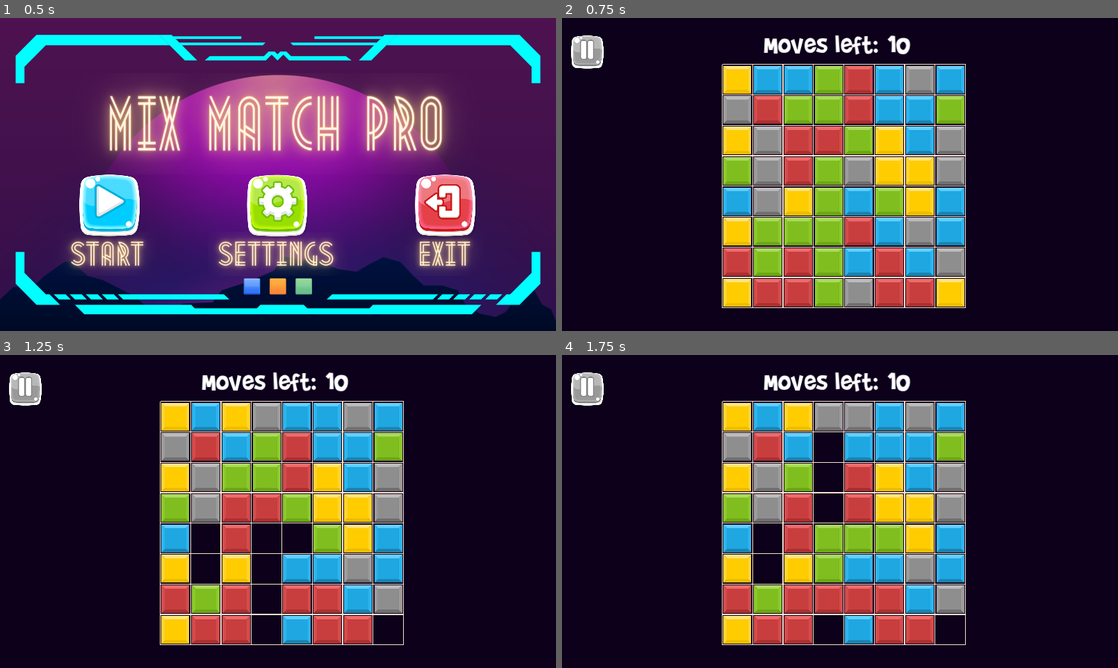
Above: before the commit, frames 1-4 (two rows, left to right).
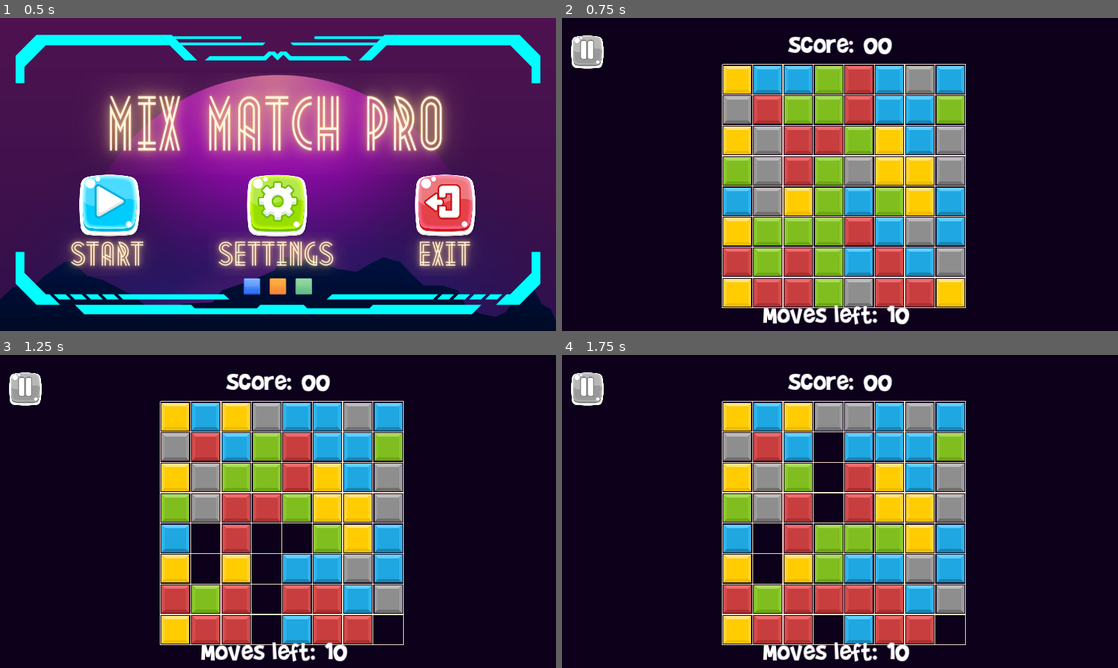
Above: after the commit, the same moments.

Repository: bonsaipropaganda/match-3-with-a-twist
Game: Godot game, scene res://Content/main.tscn
Same seed, same stepped clock (60 frames per second), same inputs: the game is played once before the commit and once after it. The engine's default icon, where the game draws it, is replaced by a stand-in: a white triangle on a blue panel in a dark square.
Inputs (mouse positions are in pixels of both pictures, inside the frame that each line leads up to):
- Up to frame 1 (0.5 s): no input
- Up to frame 2 (0.75 s): click (673, 205) at 0.5 s
- Up to frame 3 (1.25 s): no input
- Up to frame 4 (1.75 s): move the mouse to (739, 417) at 1.27 s; press the mouse at (739, 417) at 1.28 s

Frame 1 is identical in both runs. In frame 2, 1.9% of the frame differs, in the area x 36-63%, y 5-98%; in frame 3, 1.9%; in frame 4, 1.9%.

Commit message:
Added a score finally!
so I finally added a score. things are still broken but see how high of a score you can get before running out of moves!

Diff:
--- a/Content/Grid/grid.gd
+++ b/Content/Grid/grid.gd
@@ -3,6 +3,7 @@
 
 
 signal move_left_changed(value: int)
+signal score_changed(value: int)
 signal game_over()
 
 
@@ -23,8 +24,6 @@
 var done_updating := false
 var doingSwap:bool = false
 var prevoiusSwaps:Array = []
-
-
 
 # Move count stuff
 var move_left: int = 10:
@@ -34,7 +33,11 @@
 		if value <= 0:
 			# TODO: game over should be at the end of the grid update (when nothing moves anymore)
 			game_over.emit()
-
+# score stuff
+var score: int = 0:
+	set(value):
+		score = value
+		score_changed.emit(value)
 
 func _ready():
 	queue_redraw()
@@ -256,6 +259,7 @@
 		var matches_made = get_to_free()
 		# this adds moves to your moves left variable in the move counter
 		add_moves(matches_made.size())
+		add_score(matches_made.size())
 
 		doingSwap = false
 		done_updating = false
@@ -287,6 +291,15 @@
 	elif tiles_matched >= 6:
 		move_left += 5
 
+func add_score(tiles_matched):
+	if tiles_matched == 3:
+		score += 10
+	elif tiles_matched == 4:
+		score += 25
+	elif tiles_matched == 5:
+		score += 50
+	elif tiles_matched >= 6:
+		score += 100
 
 #func update_tile_group(x, y, group_id, tile_type):
 #	if (x < 0 || x >= grid_width || y < 0 || y >= grid_height || grid[y][x] == null):
--- a/Content/UserInterface/game_ui.gd
+++ b/Content/UserInterface/game_ui.gd
@@ -15,3 +15,6 @@
 
 func set_moves_left(count: int) -> void:
 	%MovesLeftLabel.text = "%2d" % [count]
+
+func set_score(count: int) -> void:
+	%ScoreLabel.text = "%2d" % [count]
--- a/Content/UserInterface/game_ui.tscn
+++ b/Content/UserInterface/game_ui.tscn
@@ -58,13 +58,16 @@
 
 [node name="MovesLeft" type="HBoxContainer" parent="MarginContainer/Control"]
 layout_mode = 1
-anchors_preset = 5
+anchors_preset = 7
 anchor_left = 0.5
+anchor_top = 1.0
 anchor_right = 0.5
-offset_left = -174.0
-offset_right = 174.0
-offset_bottom = 79.0
+anchor_bottom = 1.0
+offset_left = -176.0
+offset_top = -79.0
+offset_right = 176.0
 grow_horizontal = 2
+grow_vertical = 0
 
 [node name="Label" type="Label" parent="MarginContainer/Control/MovesLeft"]
 layout_mode = 2
@@ -79,4 +82,26 @@
 theme_override_font_sizes/font_size = 64
 text = "XX"
 
+[node name="Score" type="HBoxContainer" parent="MarginContainer/Control"]
+layout_mode = 1
+anchors_preset = 5
+anchor_left = 0.5
+anchor_right = 0.5
+offset_left = -72.0
+offset_right = 72.0
+offset_bottom = 79.0
+grow_horizontal = 2
+
+[node name="Label" type="Label" parent="MarginContainer/Control/Score"]
+layout_mode = 2
+theme_override_fonts/font = ExtResource("5_xvdsi")
+theme_override_font_sizes/font_size = 64
+text = "Score: "
+
+[node name="ScoreLabel" type="Label" parent="MarginContainer/Control/Score"]
+unique_name_in_owner = true
+layout_mode = 2
+theme_override_font_sizes/font_size = 64
+text = "00"
+
 [connection signal="pressed" from="MarginContainer/Control/PauseButton" to="." method="_on_pause_button_pressed"]
--- a/Content/UserInterface/menus/game_over.tscn
+++ b/Content/UserInterface/menus/game_over.tscn
@@ -84,6 +84,7 @@
 vertical_alignment = 2
 
 [node name="Score" type="Label" parent="VBoxContainer"]
+visible = false
 layout_mode = 2
 text = "Your Score: xxx"
 label_settings = SubResource("LabelSettings_bj316")
--- a/Content/game_scene.tscn
+++ b/Content/game_scene.tscn
@@ -18,3 +18,4 @@
 
 [connection signal="game_over" from="Grid" to="." method="_on_game_over"]
 [connection signal="move_left_changed" from="Grid" to="CanvasLayer/GameUI" method="set_moves_left"]
+[connection signal="score_changed" from="Grid" to="CanvasLayer/GameUI" method="set_score"]
